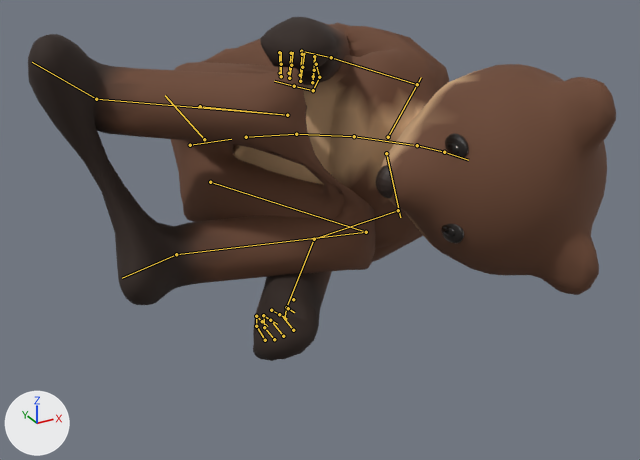
What one commit did to the glTF model assets/models/animals/Bearfolk.glb.
Camera for both pictures: a 50 mm lens placed at (-0.696, -1.829, 1.035), pointed at (0.182, -0.232, 0.236). The lights are fixed; the arrows at lower left show +X, +Y and +Z. The older version comes first. Both versions are drawn at frame 24 of the action 'Curl_Down'; the numbers are the values there. The bones that change, and the others that lie on the model, are drawn over the model as lines.

Names of what the first picture shows: 'EyeL.001', 'EyePupilL', 'EyePupilR', 'EyeR.001', 'Nose.001', 'TMBody'.
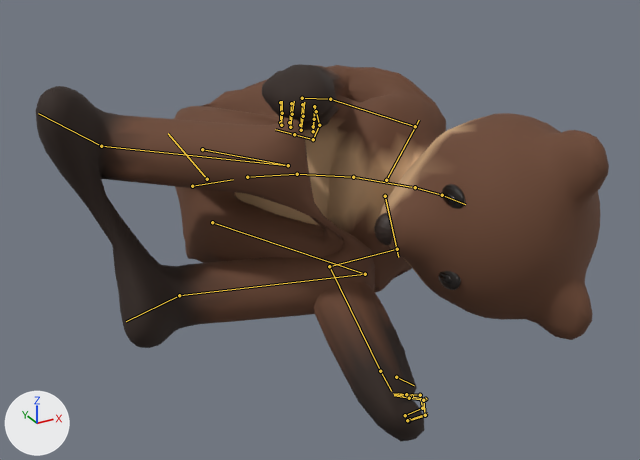
Boxes (x1, y1, x2, y2) around the edits, measured in the pictures (640 x 460 px):
```json
{"object": "TMBody", "change": "posed", "before": [28, 17, 616, 361], "after": [36, 64, 609, 441], "on screen": "10% taller"}
{"object": "EyeL.001", "change": "posed", "before": [441, 224, 464, 244], "after": [438, 271, 461, 290]}
{"object": "EyePupilL", "change": "posed", "before": [442, 225, 455, 237], "after": [439, 272, 452, 284]}
{"bone": "pelvis", "before": "(190, 145) to (231, 139)", "after": "(192, 186) to (233, 179)"}
{"bone": "upperarm_l", "before": "(398, 210) to (314, 239)", "after": "(397, 249) to (329, 266)"}
{"bone": "lowerarm_l", "before": "(314, 239) to (286, 307)", "after": "(329, 266) to (380, 371)"}
```

Scene script edits in JSON lines:
```json
{"block": "bone_pelvis", "where": "bone_pelvis = bpy.data.objects['TMRig'].pose.bones['pelvis']  # child of 'root'"}
{"op": "set", "path": "bone_pelvis.location", "old": "(0.005, -0.537, 0.101)", "new": "(0.005, -0.638, 0.127)"}
{"block": "bone_upperarm_l", "where": "bone_upperarm_l = bpy.data.objects['TMRig'].pose.bones['upperarm_l']  # child of 'clavicle_l'"}
{"op": "set", "path": "bone_upperarm_l.rotation_quaternion", "old": "(0.835, 0.075, -0.211, -0.503)", "new": "(0.333, 0.127, -0.695, -0.624)", "note": "degrees (20, -16, -65) -> degrees (90, -18, -142)"}
{"block": "bone_lowerarm_l", "where": "bone_lowerarm_l = bpy.data.objects['TMRig'].pose.bones['lowerarm_l']  # child of 'upperarm_l'"}
{"op": "set", "path": "bone_lowerarm_l.rotation_quaternion", "old": "(0.78, 0.603, -0.086, 0.142)", "new": "(0.715, 0.581, -0.235, -0.311)", "note": "degrees (74, -18, 7) -> degrees (78, 1, -46)"}
```
